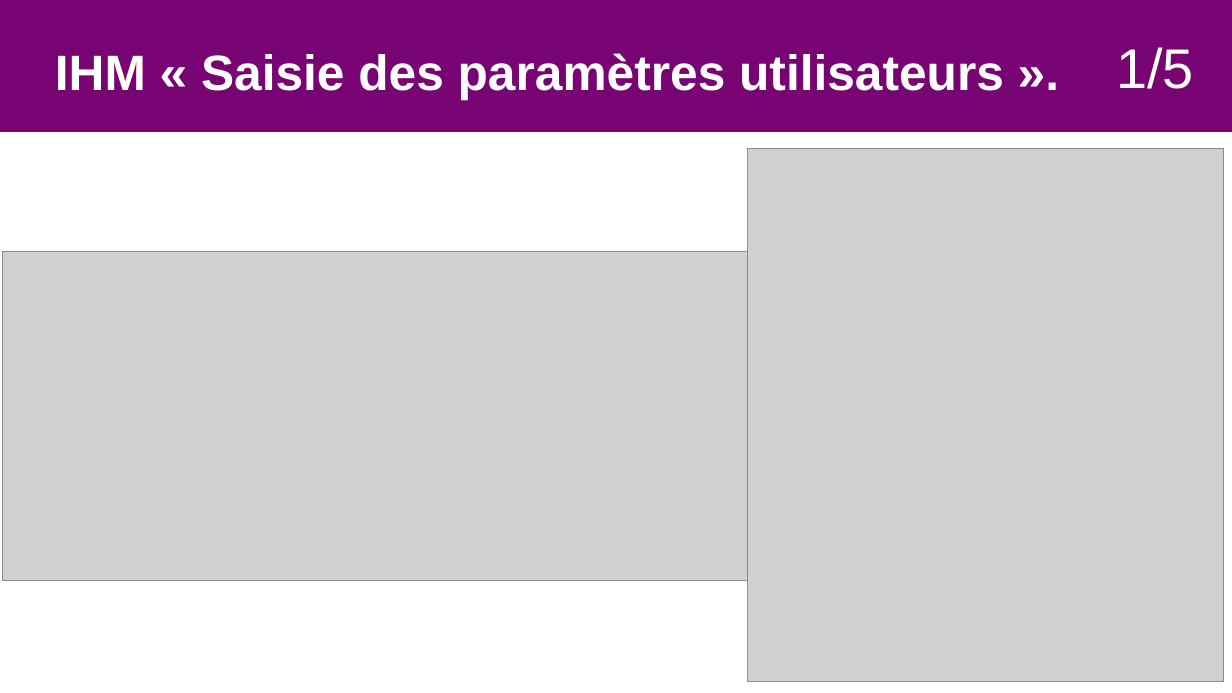
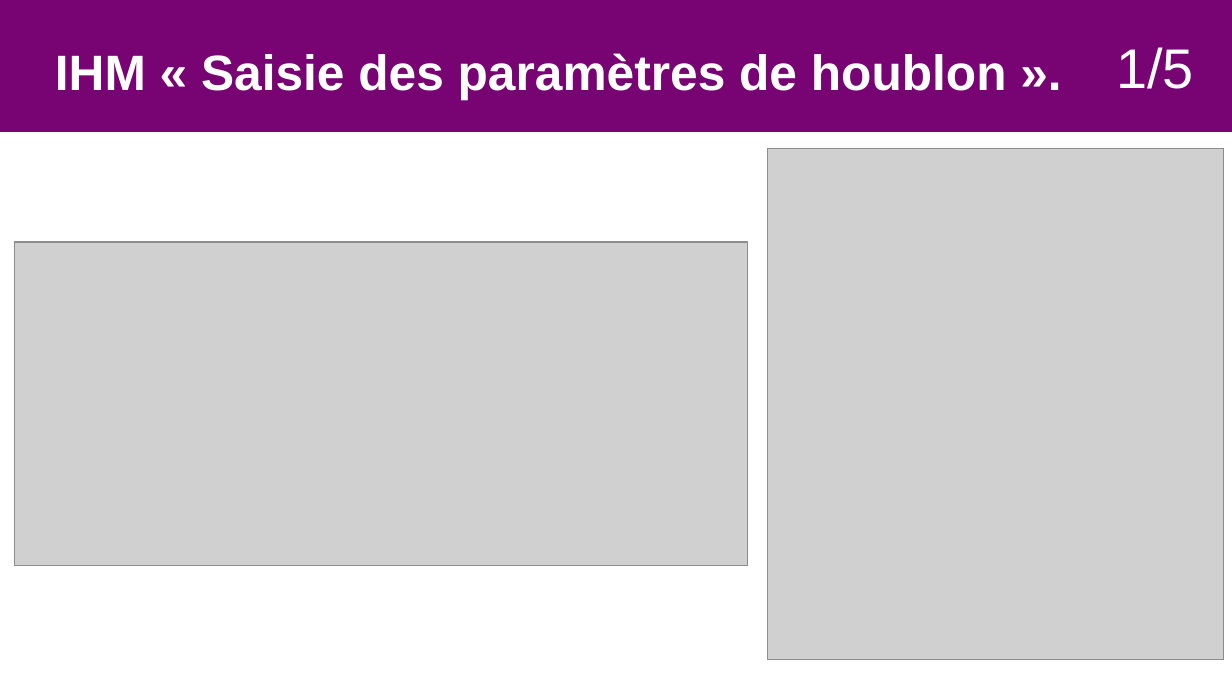
Before and after one commit to Sauvage89/sechoir-houblon, a slide deck: slide 13 of doc/diaporama/revue4/02-revue_sauvage.odp. Drawn at 1232x693 pixels with LibreOffice and Linux fonts; fonts in the diff are those of the drawing; grey boxes stand for pictures. Boxes give left, top, right and bottom in pixels: in the first picture for what was removed or moved away, otherwise in the second. Text is boxed around its words. In the diff, an @@ line names an element or a change of style, - is before the commit and + after.

```diff
--- a/doc/diaporama/revue4/02-revue_sauvage.odp
+++ b/doc/diaporama/revue4/02-revue_sauvage.odp
@@ text at [55,53,1007,100]: text changed @@
-IHM « Saisie des paramètres utilisateurs ».
+IHM « Saisie des paramètres de houblon ».
@@ picture: place and size @@
-picture at [748,149,1224,683]
+picture at [768,149,1224,661]
@@ picture: place and size @@
-picture at [2,252,748,580]
+picture at [15,243,748,566]
```
Also in this commit, not shown: 15 other slides changed, 2 slides removed, 2 other files.
